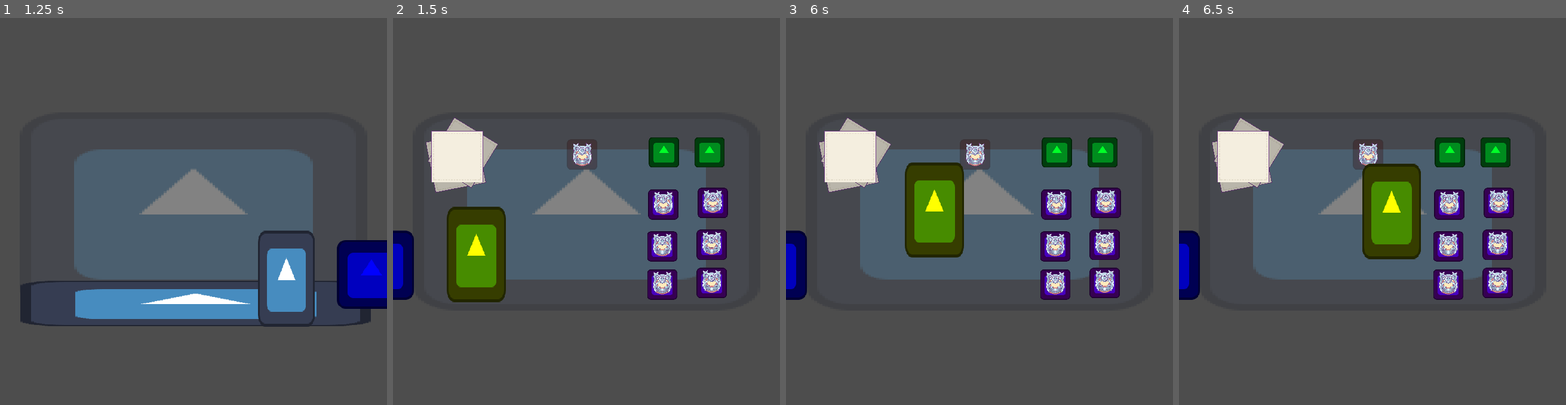
Above: before the commit, frames 1-4 (left to right).
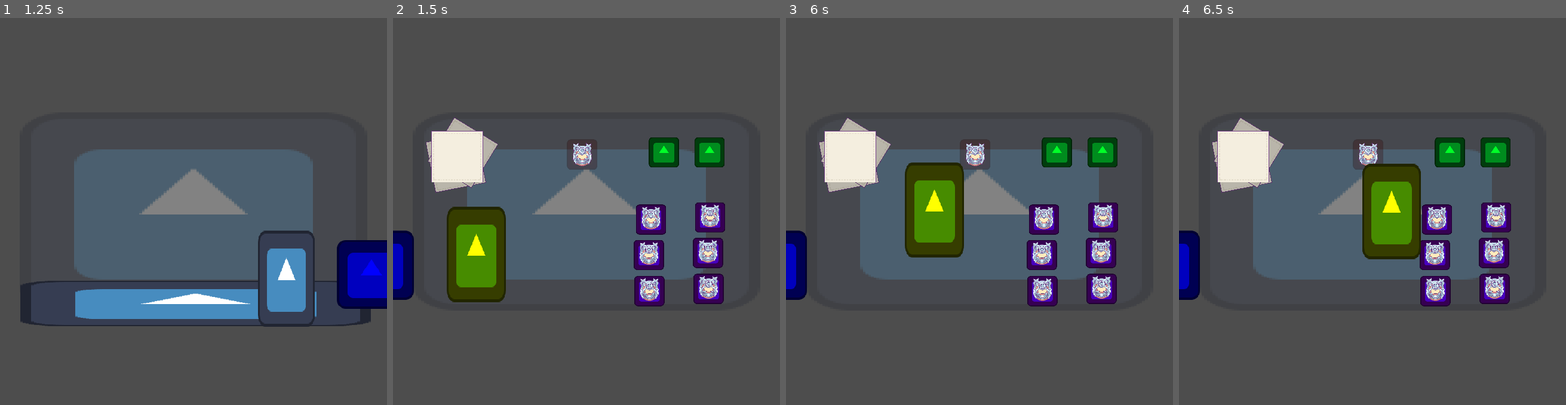
Above: after the commit, the same moments.

Repository: luankaike-code/felpo-jam-2026
Game: Godot game, scene res://scenes/screens/root_game.tscn
Two runs of this game, one before a commit and one after it. Both use one fixed random seed, a clock stepped at 60 frames per second and the inputs below. The engine's default icon, where the game draws it, is replaced by a stand-in: a white triangle on a blue panel in a dark square.
Inputs (mouse positions are in pixels of both pictures, inside the frame that each line leads up to):
- Up to frame 1 (1.25 s): click (61, 196) at 0.52 s
- Up to frame 2 (1.5 s): tap Enter (ui_accept) at 1.25 s; move the mouse to (671, 192) at 1.27 s; click (671, 192) at 1.42 s
- Up to frame 3 (6 s): tap Enter (ui_accept) at 1.52, 2.75, 3.5, 4.25, 4.52, 5.75 s; drag from (902, 230) to (1072, 277) at 2.02 s; move the mouse to (1018, 126) at 2.77 s; click (1018, 126) at 2.92 s; drag from (871, 254) to (1056, 153) at 3.52 s; move the mouse to (1095, 269) at 4.27 s; click (1095, 269) at 4.42 s; drag from (863, 153) to (921, 114) at 5.02 s; move the mouse to (998, 211) at 5.77 s; click (998, 211) at 5.92 s
- Up to frame 4 (6.5 s): no input

Frame 1 is identical in both runs. In frame 2, 5.1% of the frame differs, in the area x 62-87%, y 43-75%; in frame 3, 5.1%; in frame 4, 5.1%.

Commit message:
Refactory how stand is spawned

Diff:
--- a/felpojam-2026-game-code/scenes/locals/craft_local.tscn
+++ b/felpojam-2026-game-code/scenes/locals/craft_local.tscn
@@ -5,9 +5,9 @@
 [ext_resource type="Script" uid="uid://dmpjwybxjx6gl" path="res://scripts/locals/craft_local.gd" id="2_xt3nh"]
 [ext_resource type="PackedScene" uid="uid://c3lqkcqrxakfj" path="res://scenes/entitys/runes_book.tscn" id="4_t3eoa"]
 [ext_resource type="PackedScene" uid="uid://cj4k5fngr2dev" path="res://scenes/entitys/stack_papers.tscn" id="5_mvwp7"]
-[ext_resource type="PackedScene" uid="uid://c4f10pbt1cpd7" path="res://scenes/entitys/stamp_stand.tscn" id="7_r17h8"]
 [ext_resource type="PackedScene" uid="uid://kdh0fmgkwwnn" path="res://scenes/entitys/runes/fire_rune.tscn" id="7_u7af2"]
 [ext_resource type="PackedScene" uid="uid://ftl38bpii8ag" path="res://scenes/entitys/stamp.tscn" id="8_edtm0"]
+[ext_resource type="PackedScene" uid="uid://daa3bayphv4yc" path="res://scenes/entitys/runes/water_rune.tscn" id="9_3hllw"]
 [ext_resource type="PackedScene" uid="uid://bwhvvkj40wdmv" path="res://scenes/entitys/dropper.tscn" id="9_umv4u"]
 
 [node name="CraftLocal" unique_id=564590170 instance=ExtResource("1_umv4u")]
@@ -25,65 +25,29 @@
 [node name="RunesBook" parent="." index="4" unique_id=1322508017 instance=ExtResource("4_t3eoa")]
 position = Vector2(-205, 80)
 
-[node name="StampSet" type="Node2D" parent="." index="5" unique_id=577022721]
-position = Vector2(233, 133)
+[node name="Dropper" parent="." index="5" unique_id=392739461 instance=ExtResource("9_umv4u")]
+position = Vector2(-8, -106)
 
-[node name="StampStand" parent="StampSet" index="0" unique_id=1046151446 node_paths=PackedStringArray("linked_stamp") instance=ExtResource("7_r17h8")]
-linked_stamp = NodePath("../Stamp")
+[node name="Stamp" parent="." index="6" unique_id=769955536 instance=ExtResource("8_edtm0")]
+position = Vector2(120, 15)
+packed_rune = ExtResource("7_u7af2")
 
-[node name="Stamp" parent="StampSet" index="1" unique_id=769955536 node_paths=PackedStringArray("default_stand") instance=ExtResource("8_edtm0")]
-packed_rune = ExtResource("7_u7af2")
-default_stand = NodePath("../StampStand")
+[node name="Stamp2" parent="." index="7" unique_id=1815245524 instance=ExtResource("8_edtm0")]
+position = Vector2(116, 81)
+packed_rune = ExtResource("9_3hllw")
 
-[node name="StampSet2" type="Node2D" parent="." index="6" unique_id=1916174070]
-position = Vector2(233, 62)
+[node name="Stamp3" parent="." index="8" unique_id=2013902919 instance=ExtResource("8_edtm0")]
+position = Vector2(117, 148)
+packed_rune = ExtResource("9_3hllw")
 
-[node name="StampStand" parent="StampSet2" index="0" unique_id=556235309 node_paths=PackedStringArray("linked_stamp") instance=ExtResource("7_r17h8")]
-linked_stamp = NodePath("../Stamp")
+[node name="Stamp4" parent="." index="9" unique_id=1428336526 instance=ExtResource("8_edtm0")]
+position = Vector2(230, 11)
+packed_rune = ExtResource("9_3hllw")
 
-[node name="Stamp" parent="StampSet2" index="1" unique_id=694687335 node_paths=PackedStringArray("default_stand") instance=ExtResource("8_edtm0")]
-packed_rune = ExtResource("7_u7af2")
-default_stand = NodePath("../StampStand")
+[node name="Stamp5" parent="." index="10" unique_id=351989747 instance=ExtResource("8_edtm0")]
+position = Vector2(226, 77)
+packed_rune = ExtResource("9_3hllw")
 
-[node name="StampSet3" type="Node2D" parent="." index="7" unique_id=976238238]
-position = Vector2(235, -16)
-
-[node name="StampStand" parent="StampSet3" index="0" unique_id=1963449416 node_paths=PackedStringArray("linked_stamp") instance=ExtResource("7_r17h8")]
-linked_stamp = NodePath("../Stamp")
-
-[node name="Stamp" parent="StampSet3" index="1" unique_id=1420961169 node_paths=PackedStringArray("default_stand") instance=ExtResource("8_edtm0")]
-packed_rune = ExtResource("7_u7af2")
-default_stand = NodePath("../StampStand")
-
-[node name="StampSet4" type="Node2D" parent="." index="8" unique_id=932413251]
-position = Vector2(141, 136)
-
-[node name="StampStand" parent="StampSet4" index="0" unique_id=1233607342 node_paths=PackedStringArray("linked_stamp") instance=ExtResource("7_r17h8")]
-linked_stamp = NodePath("../Stamp")
-
-[node name="Stamp" parent="StampSet4" index="1" unique_id=1594205749 node_paths=PackedStringArray("default_stand") instance=ExtResource("8_edtm0")]
-packed_rune = ExtResource("7_u7af2")
-default_stand = NodePath("../StampStand")
-
-[node name="StampSet5" type="Node2D" parent="." index="9" unique_id=1177543985]
-position = Vector2(141, 65)
-
-[node name="StampStand" parent="StampSet5" index="0" unique_id=54420492 node_paths=PackedStringArray("linked_stamp") instance=ExtResource("7_r17h8")]
-linked_stamp = NodePath("../Stamp")
-
-[node name="Stamp" parent="StampSet5" index="1" unique_id=1890888809 node_paths=PackedStringArray("default_stand") instance=ExtResource("8_edtm0")]
-packed_rune = ExtResource("7_u7af2")
-default_stand = NodePath("../StampStand")
-
-[node name="StampSet6" type="Node2D" parent="." index="10" unique_id=1674996567]
-position = Vector2(143, -13)
-
-[node name="StampStand" parent="StampSet6" index="0" unique_id=311431080 node_paths=PackedStringArray("linked_stamp") instance=ExtResource("7_r17h8")]
-linked_stamp = NodePath("../Stamp")
-
-[node name="Stamp" parent="StampSet6" index="1" unique_id=1459383177 node_paths=PackedStringArray("default_stand") instance=ExtResource("8_edtm0")]
-packed_rune = ExtResource("7_u7af2")
-default_stand = NodePath("../StampStand")
-
-[node name="Dropper" parent="." index="11" unique_id=392739461 instance=ExtResource("9_umv4u")]
-position = Vector2(-8, -106)
+[node name="Stamp6" parent="." index="11" unique_id=618230820 instance=ExtResource("8_edtm0")]
+position = Vector2(227, 144)
+packed_rune = ExtResource("9_3hllw")
--- a/felpojam-2026-game-code/scripts/entitys/draggable.gd
+++ b/felpojam-2026-game-code/scripts/entitys/draggable.gd
@@ -5,7 +5,7 @@
 @warning_ignore("unused_signal")
 signal spawn_node(node: Node2D)
 
-@export var default_stand: Stand
+var default_stand: Stand
 var current_stand := default_stand
 
 var is_dragging := false :
--- a/felpojam-2026-game-code/scripts/entitys/stamp.gd
+++ b/felpojam-2026-game-code/scripts/entitys/stamp.gd
@@ -5,10 +5,10 @@
 
 @export var packed_rune: PackedScene
 
+var packed_stand_stamp := preload("res://scenes/entitys/stamp_stand.tscn") as PackedScene
+
 var current_paper: Paper
-
 var rune_name: RunesData.names
-
 var has_ink := false :
 	set(new):
 		has_ink = new
@@ -23,6 +23,15 @@
 	area_entered.connect(on_area_entered)
 	area_exited.connect(on_area_exited)
 	state_machine.change_state("Idle")
+
+	var stand := packed_stand_stamp.instantiate() as StampStand
+	stand.setup(self)
+	stand.position = position
+	default_stand = stand
+	call_deferred("spaw_stand")
+
+func spaw_stand():
+	spawn_node.emit(default_stand)
 
 func _finish_drag() -> void:
 	state_machine.change_state("Dropping")
--- a/felpojam-2026-game-code/scripts/entitys/stamp_stand.gd
+++ b/felpojam-2026-game-code/scripts/entitys/stamp_stand.gd
@@ -1,6 +1,9 @@
 class_name StampStand extends Stand
 
 @export var linked_stamp: Stamp
+
+func setup(stamp: Stamp):
+	linked_stamp = stamp
 
 func place_item(item: Node2D) -> bool:
 	if linked_stamp == item:
